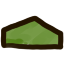
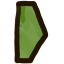
Comparing the layer stacks of the two w=64, h=64 images. Changes:
painted on "Layer 2" over [0, 0, 64, 64]
painted on "Layer 1" over [0, 0, 64, 64]
